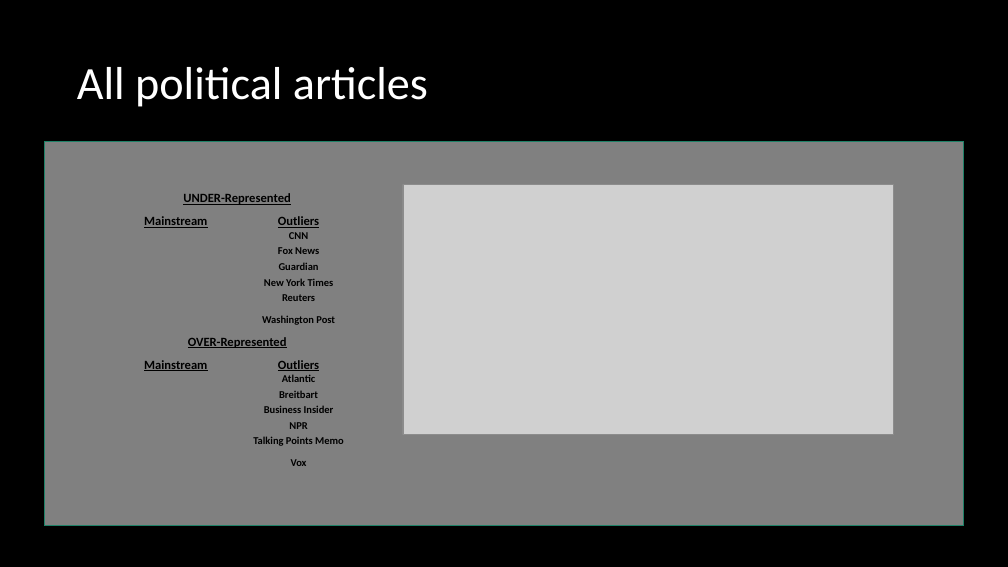
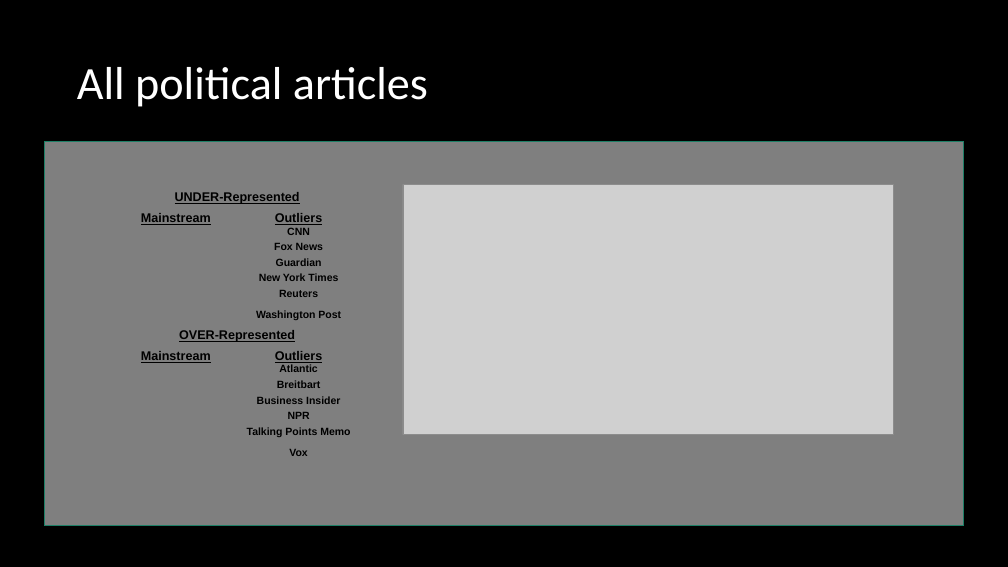
Before and after one commit to jrizcallah/Springboard, a slide deck: slide 33 of Springboard/capstone2/reports/sentiment_bias_presentation.pptx (slide 29 before the commit). Drawn at 1008x567 pixels with LibreOffice and Linux fonts; fonts in the diff are those of the drawing; grey boxes stand for pictures. Boxes give left, top, right and bottom in pixels: in the first picture for what was removed or moved away, otherwise in the second. Text is boxed around its words. In the diff, an @@ line names an element or a change of style, - is before the commit and + after.

```diff
--- a/Springboard/capstone2/reports/sentiment_bias_presentation.pptx
+++ b/Springboard/capstone2/reports/sentiment_bias_presentation.pptx
@@ rectangle at bbox=[45, 141, 964, 525]: fill #808080 to #7F7F7F; outline #1E8168 1 pt to #1D7F66 1 pt @@
@@ table at bbox=[114, 183, 359, 460] @@
@@ font Calibri to Arial @@
@@ less space between paragraphs @@
```
Also in this commit, not shown: 26 other slides changed, 6 slides added, 2 slides removed, 29 other files.
